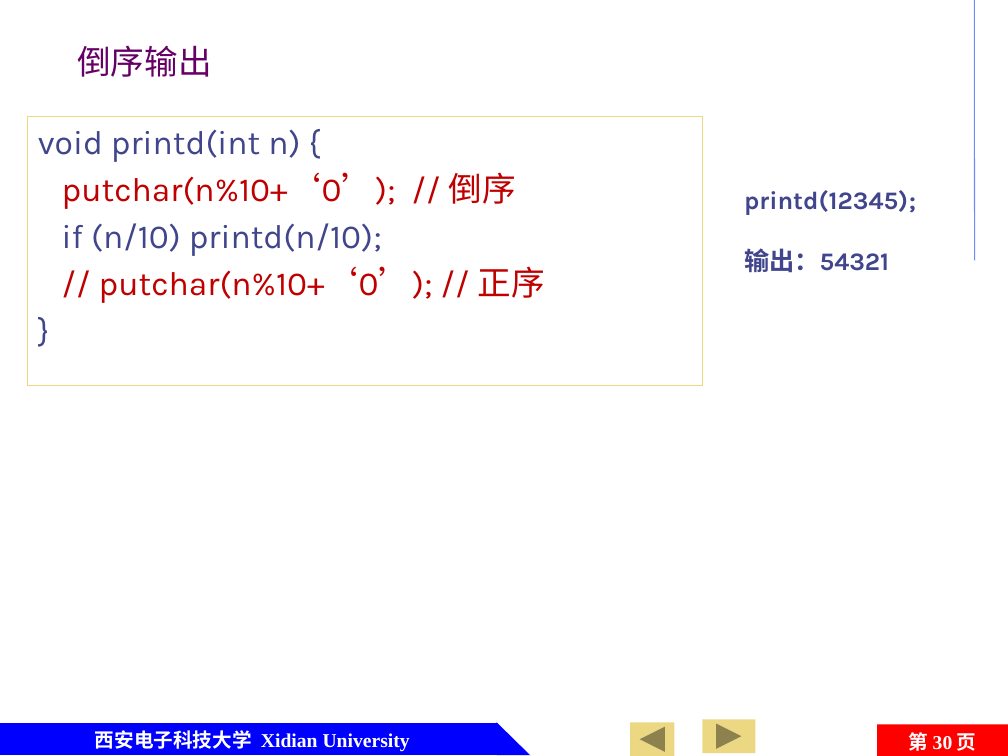
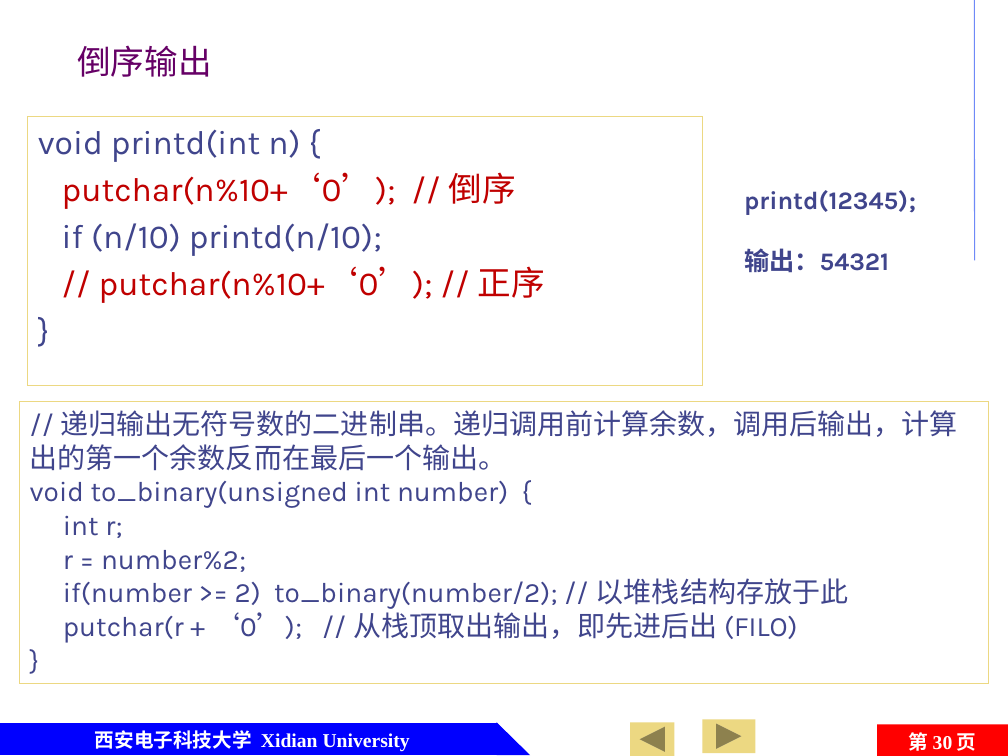
Before and after one commit to jtrfid/C-Repositories, a slide deck: slide 30 of 2016/C语言/课件/第7章 函数及变量存储类型.pptx. Drawn at 1008x756 pixels with LibreOffice and Linux fonts; fonts in the diff are those of the drawing; background and template pictures are left out. Boxes give left, top, right and bottom in pixels: in the first picture for what was removed or moved away, otherwise in the second. Text is boxed around its words. In the diff, an @@ line names an element or a change of style, - is before the commit and + after.

Commit message:
修订ch7，函数的递归调用

```diff
--- a/2016/C语言/课件/第7章 函数及变量存储类型.pptx
+++ b/2016/C语言/课件/第7章 函数及变量存储类型.pptx
@@ rectangle added at box(20, 402, 989, 683), outline #ECD882 0.75 pt, 20 pt, text #40458C @@
+// 递归输出无符号数的二进制串。递归调用前计算余数，调用后输出，计算出的第一个余数反而在最后一个输出。
+void to_binary(unsigned int number) {
+int r;
+r = number%2;
+if(number >= 2) to_binary(number/2); // 以堆栈结构存放于此
+putchar(r + ‘0’); // 从栈顶取出输出，即先进后出 (FILO)
+}
```
Also in this commit, not shown: 2 other slides changed.
